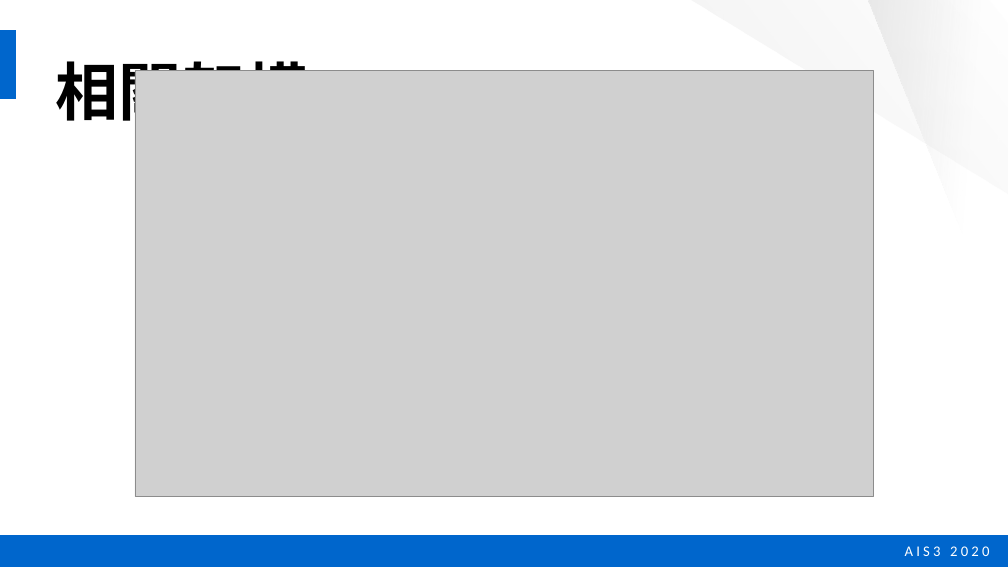
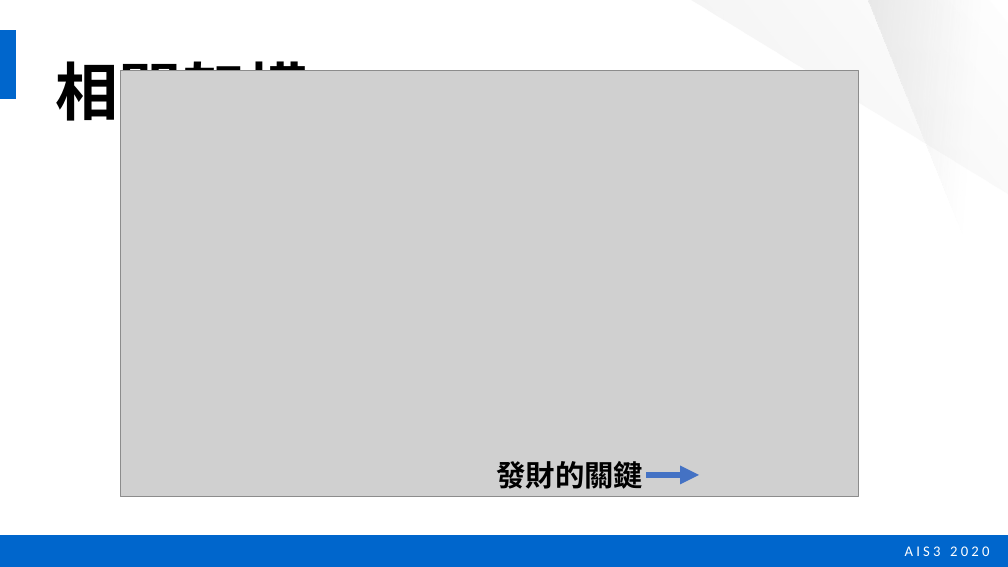
Before and after one commit to twinklestar03/AIS3-Dragon, a slide deck: slide 12 of Slide/AIS3 dragon security .pptx. Drawn at 1008x567 pixels with LibreOffice and Linux fonts; fonts in the diff are those of the drawing; grey boxes stand for pictures. Boxes give left, top, right and bottom in pixels: in the first picture for what was removed or moved away, otherwise in the second. Text is boxed around its words. In the diff, an @@ line names an element or a change of style, - is before the commit and + after.

```diff
--- a/Slide/AIS3 dragon security .pptx
+++ b/Slide/AIS3 dragon security .pptx
@@ picture: place and size @@
-picture at bbox=[135, 70, 873, 497]
+picture at bbox=[120, 70, 858, 497]
@@ text added at bbox=[497, 461, 644, 489], 28 pt, text #000000, bold @@
+發財的關鍵
@@ arrow added from (647, 475) to (699, 475), #4472C4 6 pt @@
```
Also in this commit, not shown: 6 other slides changed, 1 slide added, 1 slide removed.
